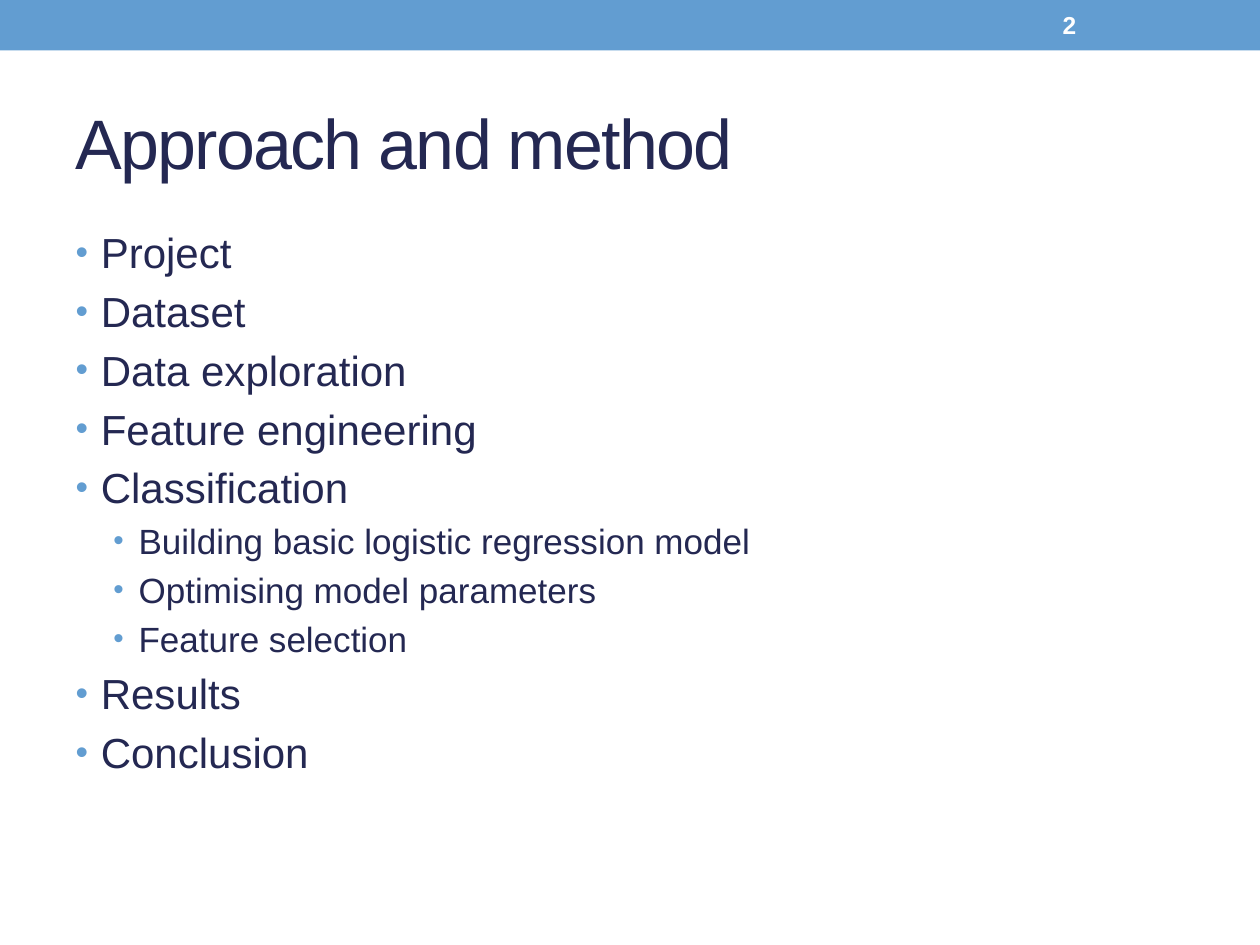
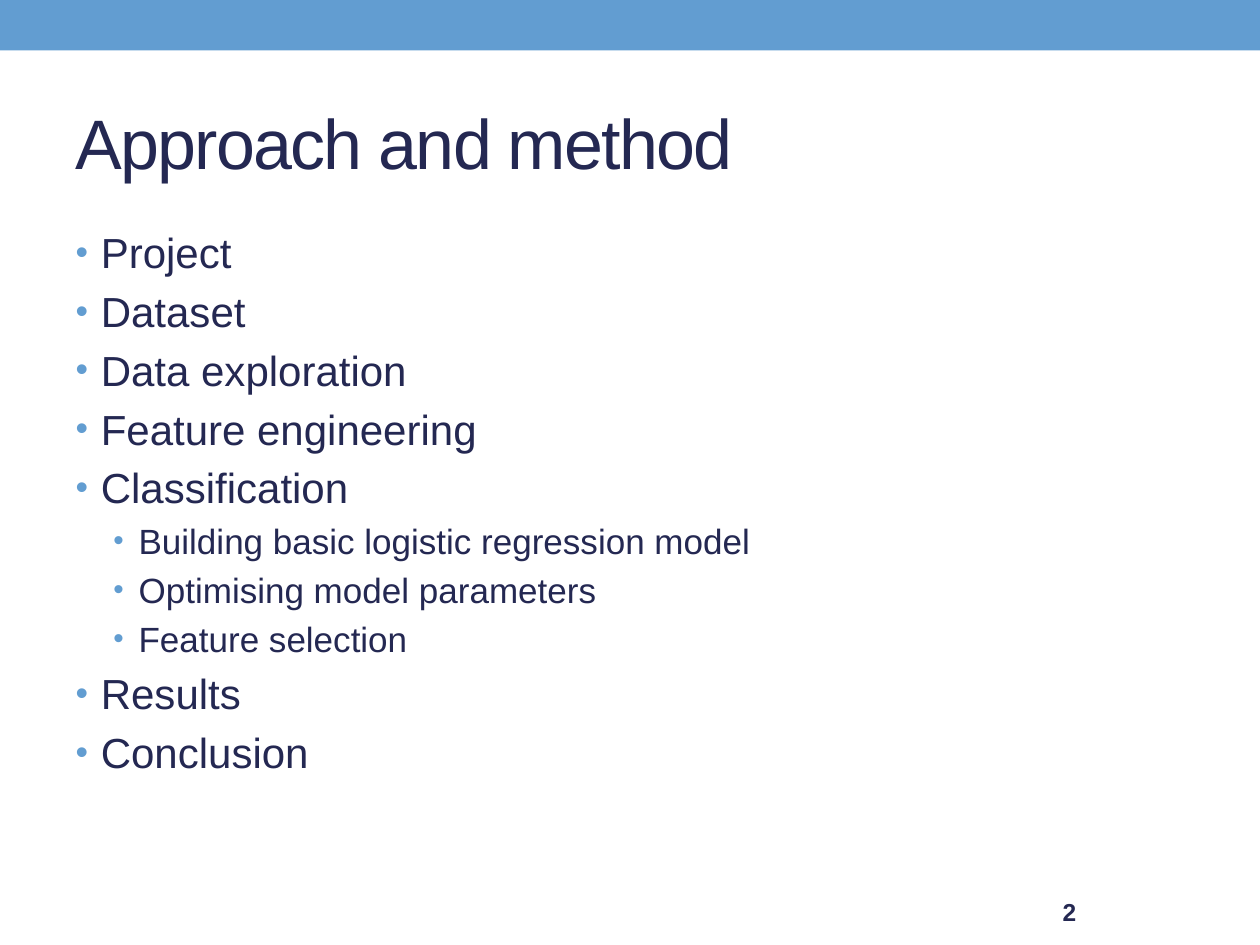
Before and after one commit to Son17/Data-Science-Projects, a slide deck: slide 2 of LG presentation_condensed.pptx. Drawn at 1260x945 pixels with LibreOffice and Linux fonts; fonts in the diff are those of the drawing. Boxes give left, top, right and bottom in pixels: in the first picture for what was removed or moved away, otherwise in the second. Text is boxed around its words. In the diff, an @@ line names an element or a change of style, - is before the commit and + after.

```diff
--- a/LG presentation_condensed.pptx
+++ b/LG presentation_condensed.pptx
@@ page number moved from (x1=1063, y1=17, x2=1077, y2=34) to (x1=1063, y1=904, x2=1077, y2=921) @@
@@ page number at (x1=1063, y1=904, x2=1077, y2=921): text colour #FFFFFF to #242852 @@
```
Also in this commit, not shown: 9 other slides changed, 1 other file.
